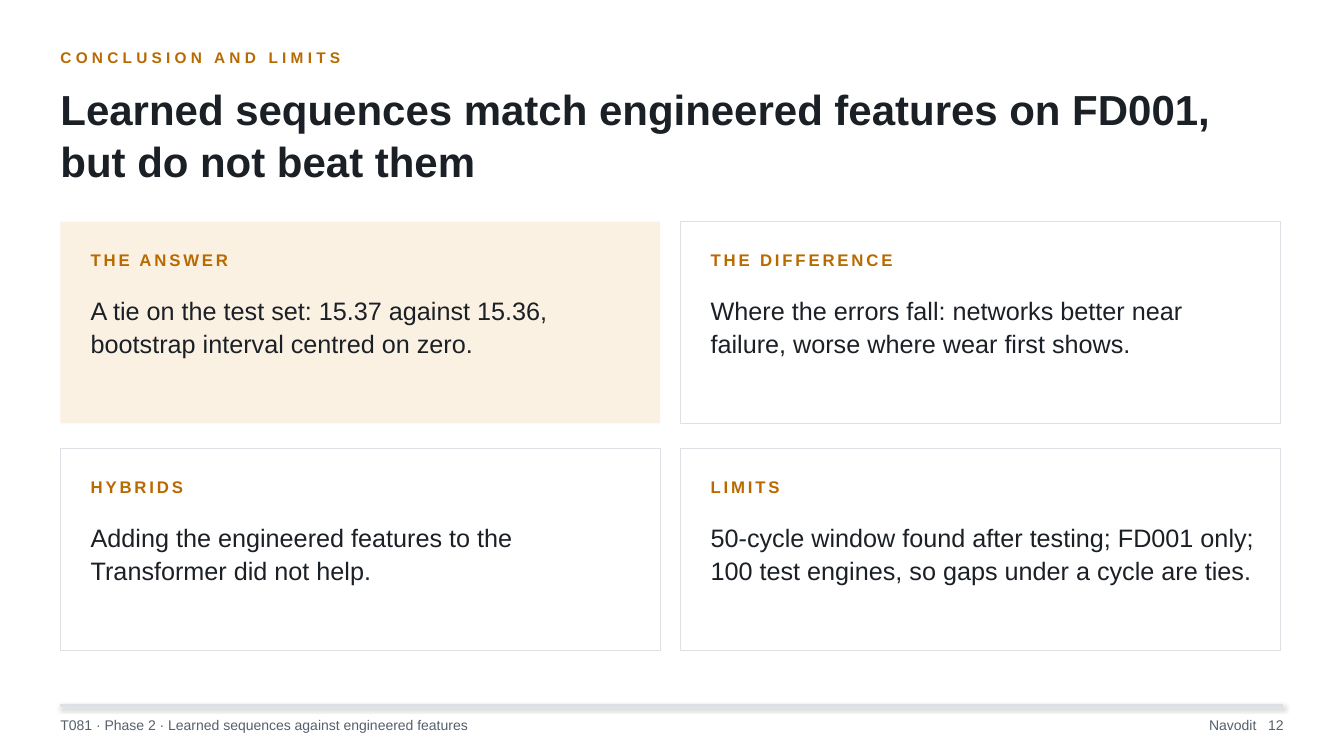
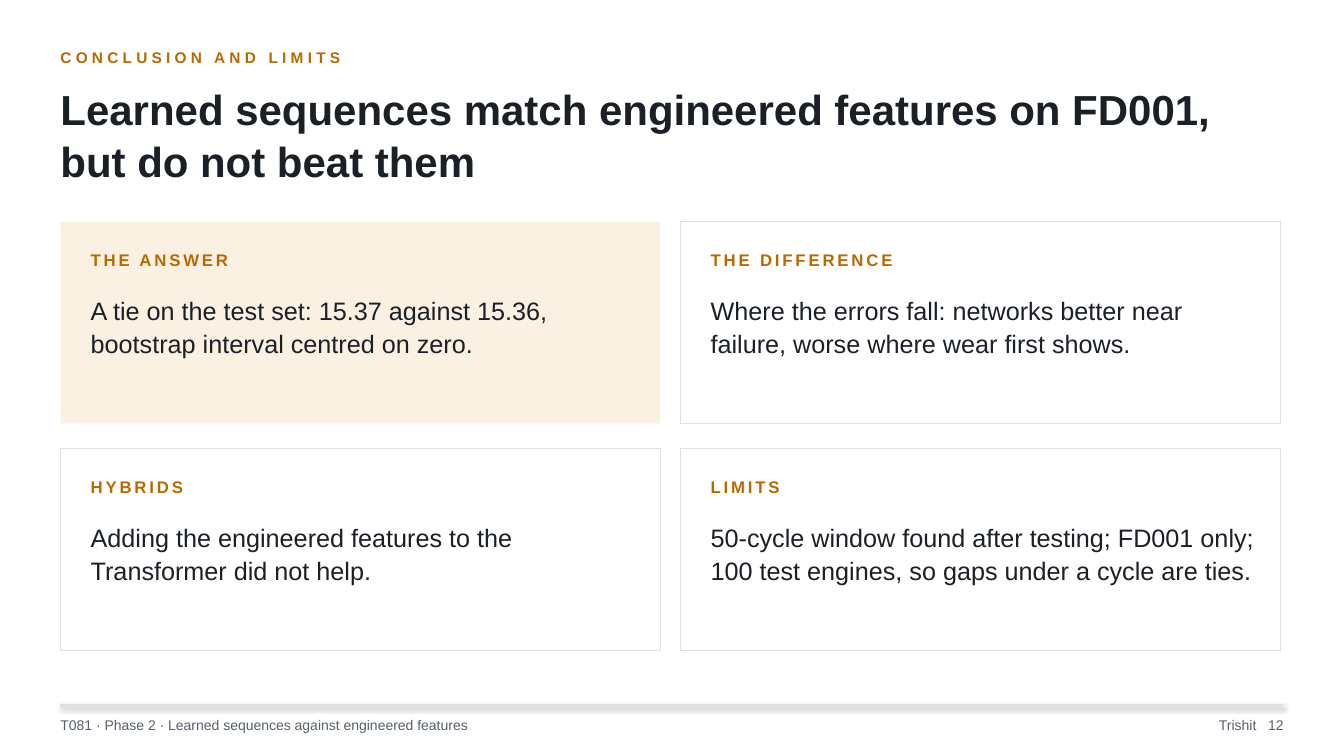
Before and after one commit to sarveshcore/t081-rul-prediction, a slide deck: slide 12 of slides/phase2_slides.pptx. Drawn at 1344x756 pixels with LibreOffice and Linux fonts; fonts in the diff are those of the drawing. Boxes give left, top, right and bottom in pixels: in the first picture for what was removed or moved away, otherwise in the second. Text is boxed around its words. In the diff, an @@ line names an element or a change of style, - is before the commit and + after.

```diff
--- a/slides/phase2_slides.pptx
+++ b/slides/phase2_slides.pptx
@@ text at (x1=1219, y1=720, x2=1284, y2=730): text changed @@
-Navodit 12
+Trishit 12
```
Also in this commit, not shown: 6 other slides changed, 3 other files.
